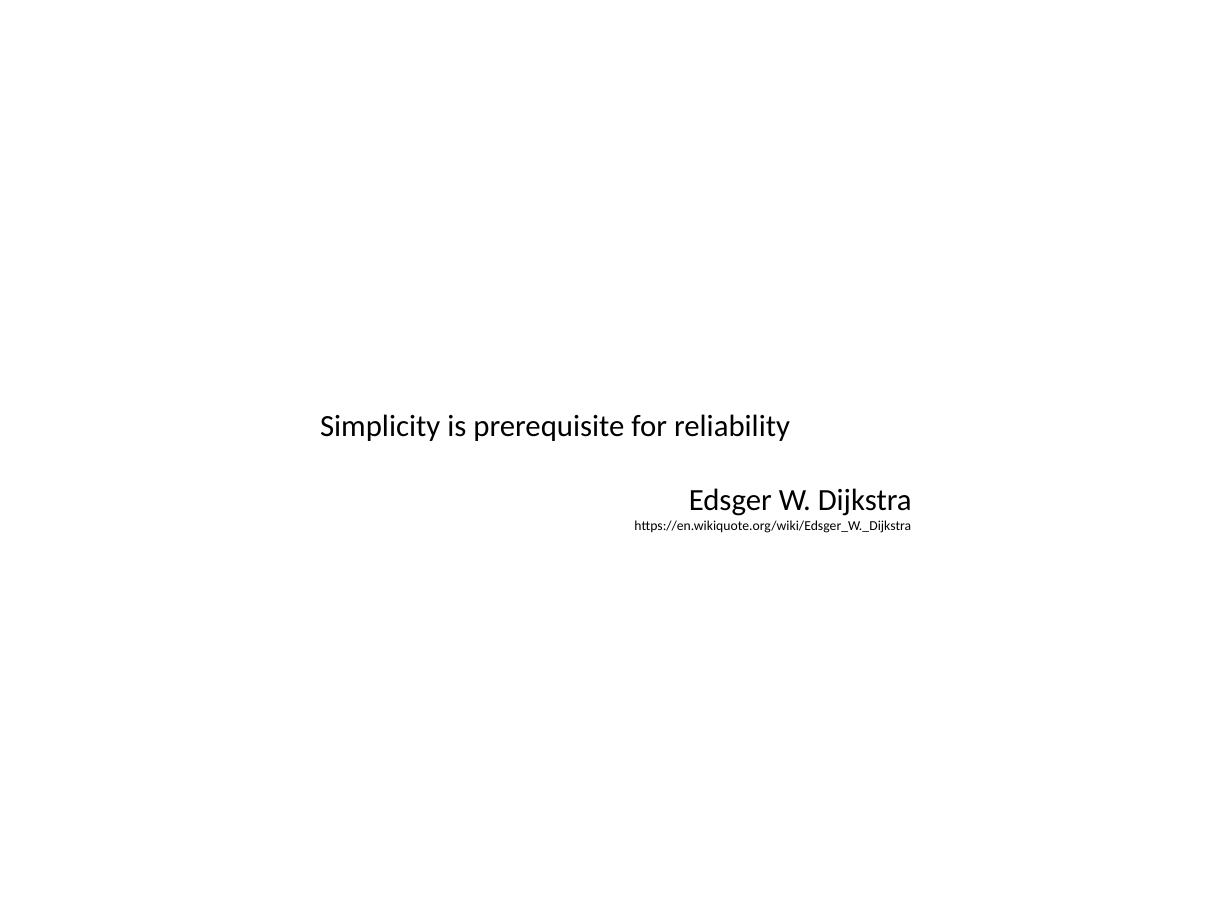
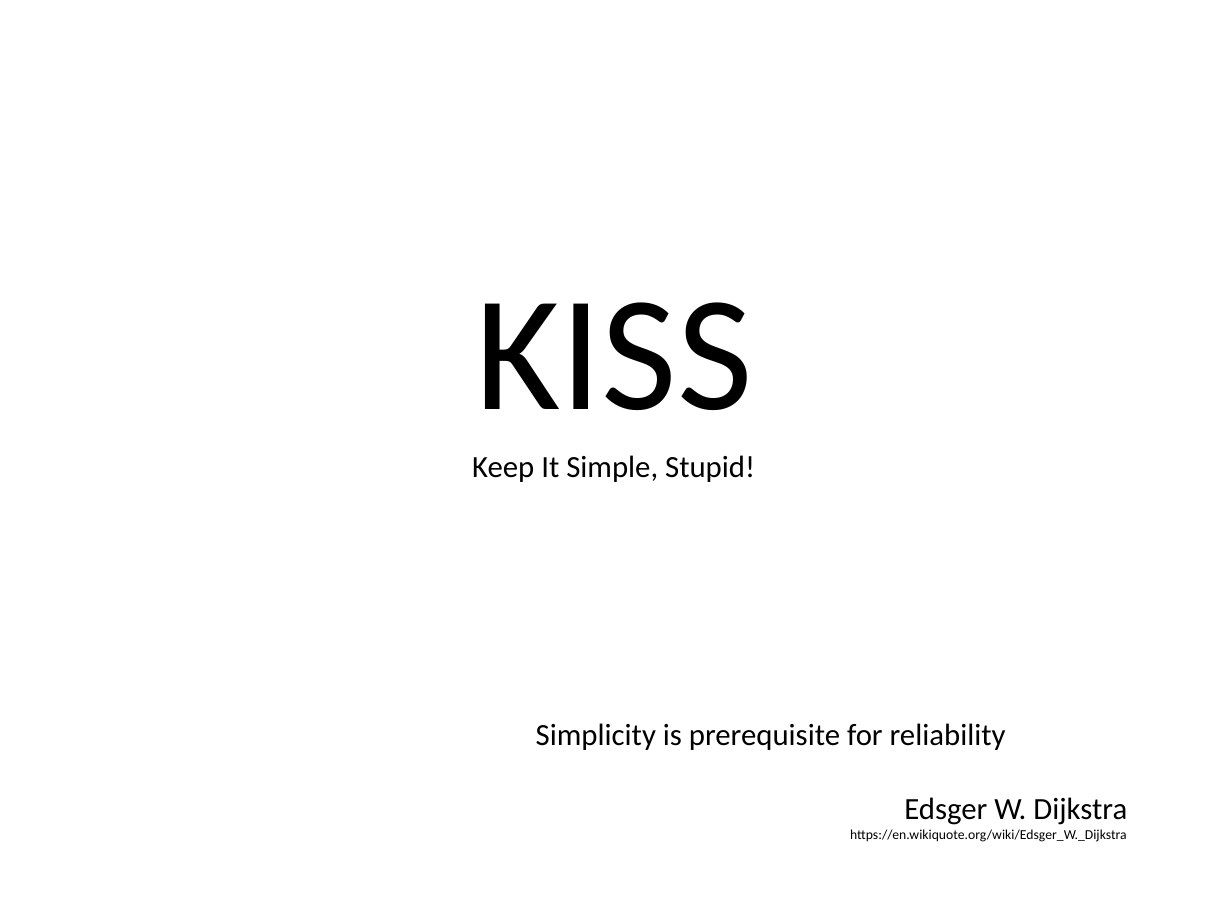
Before and after one commit to hotjk/translation, a slide deck: slide 3 of abstract.pptx (slide 4 before the commit). Drawn at 1232x924 pixels with LibreOffice and Linux fonts; fonts in the diff are those of the drawing. Boxes give left, top, right and bottom in pixels: in the first picture for what was removed or moved away, otherwise in the second. Text is boxed around its words. In the diff, an @@ line names an element or a change of style, - is before the commit and + after.

```diff
--- a/abstract.pptx
+++ b/abstract.pptx
@@ text added at (475,302,752,410), 96 pt, text #000000 @@
+KISS
@@ text added at (472,455,755,482), 18 pt, text #000000 @@
+Keep It Simple, Stupid!
@@ text "Simplicity is prerequisite for reliability": place and size @@
-text "Simplicity is prerequisite for reliability" at (320,414,912,533)
+text "Simplicity is prerequisite for reliability" at (536,723,1127,842)
```
Also in this commit, not shown: 7 other slides changed, 3 slides added, 4 slides removed, 1 other file.
